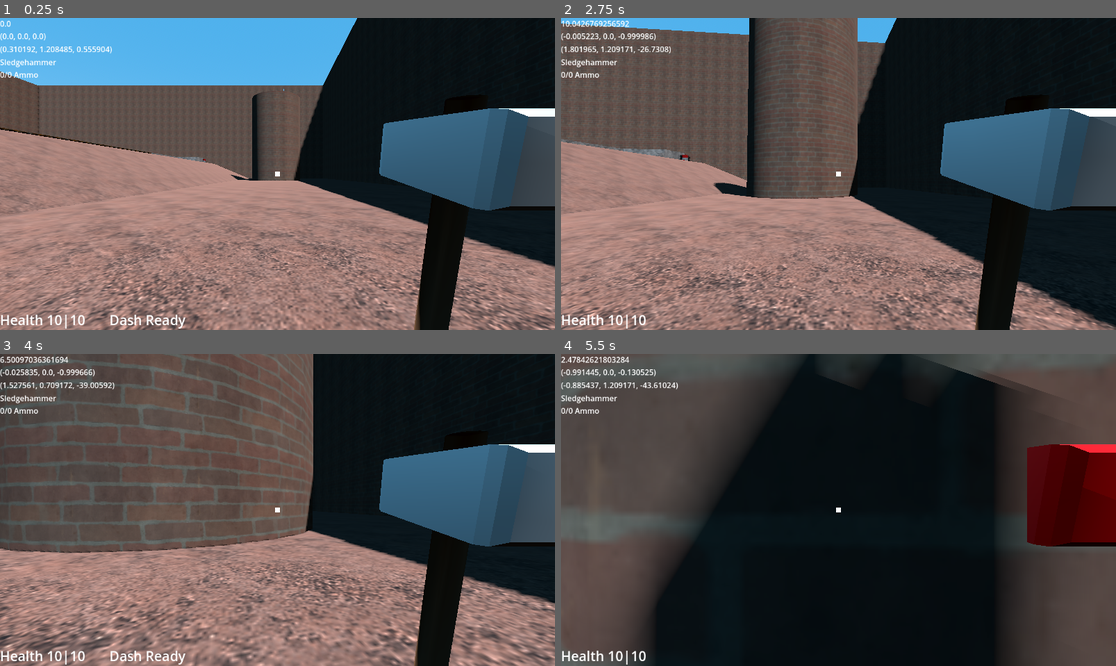
Above: before the commit, frames 1-4 (two rows, left to right).
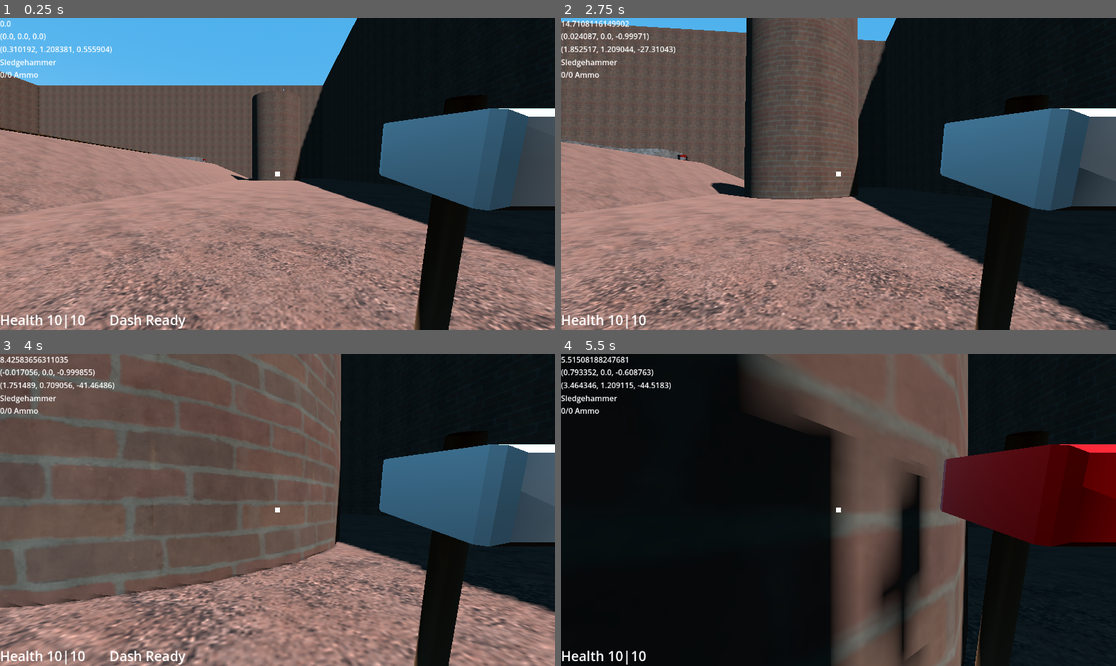
Above: after the commit, the same moments.

Repository: Wlopez2002/FPSGame
Game: Godot game, scene res://Levels/TestMain.tscn
Same seed, same stepped clock (60 frames per second), same inputs: the game is played once before the commit and once after it. Sound files missing from this copy of the repository are replaced by a short silence.
Inputs (mouse positions are in pixels of both pictures, inside the frame that each line leads up to):
- Up to frame 1 (0.25 s): no input
- Up to frame 2 (2.75 s): tap Enter at 0.5 s; move the mouse to (866, 174) at 0.52 s; press the mouse at (866, 174) at 0.53 s; hold W (MoveForward) from 0.53 s (still down); tap Space (MoveJump) at 0.77, 1.52 s; move the mouse to (810, 174) at 1.27 s; release the mouse at (810, 174) at 1.28 s; tap Ctrl (MoveCrouch) at 1.35 s; move the mouse to (849, 167) at 2.02 s; hold Shift (MoveDash) from 2.03 s (still down)
- Up to frame 3 (4 s): keep holding W (MoveForward); move the mouse to (271, 516) at 2.77 s; release Shift (MoveDash) at 2.78 s; click (271, 516) at 2.85 s; tap Space (MoveJump) at 3.02, 3.77 s; move the mouse to (316, 513) at 3.52 s; hold Ctrl (MoveCrouch) from 3.53 s (still down)
- Up to frame 4 (5.5 s): keep holding W (MoveForward); move the mouse to (794, 506) at 4.27 s; release Ctrl (MoveCrouch) at 4.28 s; tap Shift (MoveDash) at 4.35 s; tap Space (MoveJump) at 4.52 s; move the mouse to (844, 510) at 5.02 s; press the mouse at (844, 510) at 5.03 s

The runs differ from the first frame. In frame 1, less than 0.1% of the frame differs, in the area x 10-14%, y 9-11%; in frame 2, 13%; in frame 3, 28%; in frame 4, 68%, in the area x 0-100%, y 0-100%.

Commit message:
Worked on movement and moving platforms
A lot was changed to make moving platforms work. Player velocity is now split into three values that are merged into velocity.

Diff:
--- a/Levels/TestMain.tscn
+++ b/Levels/TestMain.tscn
@@ -14,8 +14,9 @@
 [ext_resource type="PackedScene" uid="uid://ctv16b4sekgqp" path="res://Levels/TestMain2.tscn" id="11_nyrd7"]
 [ext_resource type="PackedScene" uid="uid://caydge4cw61m0" path="res://InteractiveAndNPC/Enemies/EnemyTurret.tscn" id="13_nvuov"]
 [ext_resource type="PackedScene" uid="uid://cnh63cjhjvq6k" path="res://InteractiveAndNPC/ExplosiveBarrel.tscn" id="15_dk54w"]
-[ext_resource type="PackedScene" uid="uid://csvhwbpvhnfh7" path="res://Objects/WorldObjects/MovingPlatform.tscn" id="15_e47tw"]
+[ext_resource type="PackedScene" uid="uid://csvhwbpvhnfh7" path="res://Objects/WorldObjects/MovingPlatformTop.tscn" id="15_e47tw"]
 [ext_resource type="Texture2D" uid="uid://coawg3duocypx" path="res://Resources/Textures/Tile_12-128x128.png" id="16_e47tw"]
+[ext_resource type="PackedScene" uid="uid://bcrxtrny8o5g" path="res://Objects/WorldObjects/MovingPlatformBody.tscn" id="16_sc5o3"]
 
 [sub_resource type="StandardMaterial3D" id="StandardMaterial3D_iqfas"]
 albedo_texture = ExtResource("2_oc3le")
@@ -126,7 +127,7 @@
 
 [node name="Teleporter2" parent="Stage/Obsti/CSGCylinder3D" unique_id=1414862267 node_paths=PackedStringArray("dest") instance=ExtResource("5_nvuov")]
 transform = Transform3D(-0.70710677, 0, -0.70710677, 0, 1, 0, 0.70710677, 0, -0.70710677, 2.5, 11.603001, 2.5)
-dest = NodePath("../../../../Platform/Teleporter")
+dest = NodePath("../../../../MovingPlatformBody/Teleporter")
 
 [node name="building" type="Node3D" parent="Stage" unique_id=704143688]
 
@@ -308,20 +309,18 @@
 transform = Transform3D(1, 0, 0, 0, 1, 0, 0, 0, 1, -73.17438, 14, 52.492)
 target = Vector3(-20, 14, 52.492)
 startingPos = Vector3(-73.318, 14, 52.492)
-platform = NodePath("../Platform")
-
-[node name="Platform" type="AnimatableBody3D" parent="." unique_id=1817922644]
-transform = Transform3D(1, 0, 0, 0, 1, 0, 0, 0, 1, -73.17438, 14, 52.492)
-collision_mask = 0
-sync_to_physics = false
-
-[node name="CollisionShape3D" type="CollisionShape3D" parent="Platform" unique_id=932385091]
+platform = NodePath("../MovingPlatformBody")
+
+[node name="MovingPlatformBody" parent="." unique_id=961236221 instance=ExtResource("16_sc5o3")]
+transform = Transform3D(1, 0, 0, 0, 1, 0, 0, 0, 1, -73.174, 14, 52.492)
+
+[node name="CollisionShape3D" type="CollisionShape3D" parent="MovingPlatformBody" unique_id=932385091]
 shape = SubResource("BoxShape3D_dk54w")
 
-[node name="MeshInstance3D" type="MeshInstance3D" parent="Platform" unique_id=1519434917]
+[node name="MeshInstance3D" type="MeshInstance3D" parent="MovingPlatformBody" unique_id=1519434917]
 mesh = SubResource("BoxMesh_e47tw")
 
-[node name="Teleporter" parent="Platform" unique_id=1867075382 node_paths=PackedStringArray("dest") instance=ExtResource("5_nvuov")]
-transform = Transform3D(-4.371139e-08, 0, -1, 0, 1, 0, 1, 0, -4.371139e-08, 1.8065186, 0.78559875, 0)
+[node name="Teleporter" parent="MovingPlatformBody" unique_id=1867075382 node_paths=PackedStringArray("dest") instance=ExtResource("5_nvuov")]
+transform = Transform3D(-4.371139e-08, 0, -1, 0, 1, 0, 1, 0, -4.371139e-08, 1.6966171, 0.79434586, 0)
 dest = NodePath("../../Stage/Obsti/CSGCylinder3D/Teleporter2")
 movingTeleporter = true
--- a/Objects/WorldObjects/MovingPlatform.tscn
+++ /dev/null
@@ -1,6 +0,0 @@
-[gd_scene format=3 uid="uid://csvhwbpvhnfh7"]
-
-[ext_resource type="Script" uid="uid://bmfruvx2x502t" path="res://Objects/WorldObjects/MovingPlatform.gd" id="1_3ox1e"]
-
-[node name="MovingPlatform" type="Node3D" unique_id=1179728837 groups=["Persistent"]]
-script = ExtResource("1_3ox1e")
--- /dev/null
+++ b/Objects/WorldObjects/MovingPlatformBody.gd
@@ -0,0 +1,4 @@
+extends CharacterBody3D
+
+func _physics_process(_delta: float) -> void:
+	move_and_slide()
--- /dev/null
+++ b/Objects/WorldObjects/MovingPlatformBody.tscn
@@ -0,0 +1,9 @@
+[gd_scene format=3 uid="uid://bcrxtrny8o5g"]
+
+[ext_resource type="Script" uid="uid://d2p47660dwega" path="res://Objects/WorldObjects/MovingPlatformBody.gd" id="1_v2o0p"]
+
+[node name="MovingPlatformBody" type="CharacterBody3D" unique_id=961236221 groups=["MovingPlatform"]]
+collision_mask = 0
+motion_mode = 1
+platform_floor_layers = 4294967040
+script = ExtResource("1_v2o0p")
--- a/Objects/WorldObjects/MovingPlatform.gd
+++ b/Objects/WorldObjects/MovingPlatformTop.gd
@@ -1,24 +1,37 @@
 extends Node3D
+
+@onready var timer = $PauseTimer;
 
 @export var target: Vector3 = Vector3.ZERO;
 @export var startingPos: Vector3;
 @export var speed: float = 10.0;
-@export var platform: AnimatableBody3D
+@export var platform: CharacterBody3D
+@export var pauseTime = 1
+
 
 var goBack = false;
+var stop = false
 
 # Called every frame. 'delta' is the elapsed time since the previous frame.
 func _physics_process(delta: float) -> void:
+	if stop:
+		return;
 	if goBack:
-		platform.global_position += (startingPos - target).normalized() * speed * delta
-		global_position += (startingPos - target).normalized() * speed * delta
-		if (global_position - startingPos).length() <= speed * delta:
-			goBack = false
+		platform.velocity = (startingPos - target).normalized() * speed
+		if (platform.global_position - startingPos).length() <= speed * delta:
+			timer.start(pauseTime);
+			platform.velocity = Vector3.ZERO
+			stop = true;
 	else:
-		platform.global_position += (target - startingPos).normalized() * speed  * delta
-		global_position += (target - startingPos).normalized() * speed  * delta
-		if (global_position - target).length() <= speed * delta:
-			goBack = true
+		platform.velocity = (target - startingPos).normalized() * speed
+		if (platform.global_position - target).length() <= speed * delta:
+			timer.start(pauseTime);
+			platform.velocity = Vector3.ZERO
+			stop = true;
+
+func _on_pause_timer_timeout() -> void:
+	goBack = !goBack;
+	stop = false;
 
 func save():
 	var saveDict = {
--- /dev/null
+++ b/Objects/WorldObjects/MovingPlatformTop.tscn
@@ -0,0 +1,11 @@
+[gd_scene format=3 uid="uid://csvhwbpvhnfh7"]
+
+[ext_resource type="Script" uid="uid://bmfruvx2x502t" path="res://Objects/WorldObjects/MovingPlatformTop.gd" id="1_3ox1e"]
+
+[node name="MovingPlatformTop" type="Node3D" unique_id=1179728837 groups=["Persistent"]]
+script = ExtResource("1_3ox1e")
+
+[node name="PauseTimer" type="Timer" parent="." unique_id=1550928736]
+one_shot = true
+
+[connection signal="timeout" from="PauseTimer" to="." method="_on_pause_timer_timeout"]
--- a/Objects/WorldObjects/Teleporter.gd
+++ b/Objects/WorldObjects/Teleporter.gd
@@ -18,7 +18,7 @@
 		return;
 	var player: PlayerBody = body;
 	var newPos = (player.global_position - global_position) + dest.global_position;
-	player._smoothTeleport(newPos, transform.basis.z, dest.transform.basis.z, assumedVelocity);
+	player._smoothTeleport(newPos, transform.basis.z, dest.transform.basis.z, assumedVelocity, dest.assumedVelocity);
 	dest.teleportedTo = true;
 	dest.teleportPlayer.play();
 
--- a/Player/Player.tscn
+++ b/Player/Player.tscn
@@ -22,6 +22,7 @@
 [node name="Player" type="CharacterBody3D" unique_id=420592935 groups=["Persistent", "Player"]]
 collision_layer = 2
 floor_constant_speed = true
+platform_floor_layers = 4294967040
 script = ExtResource("1_3qydi")
 
 [node name="Head" type="Node3D" parent="." unique_id=915858772]
@@ -56,6 +57,9 @@
 
 [node name="Uncrouch" type="RayCast3D" parent="." unique_id=382785114]
 target_position = Vector3(0, 2, 0)
+
+[node name="FloorDetect" type="RayCast3D" parent="." unique_id=525362847]
+target_position = Vector3(0, -100, 0)
 
 [node name="ColorRect" type="ColorRect" parent="." unique_id=1273521177]
 anchors_preset = 8
--- a/Player/PlayerMovement.gd
+++ b/Player/PlayerMovement.gd
@@ -5,6 +5,10 @@
 @onready var headNode = $Head;
 @onready var bodyCol = $Body;
 @onready var uncrouchRay = $Uncrouch;
+
+## only use this to check if the floor is something special
+## do not use it to check if the player is grounded
+@onready var floorDetector = $FloorDetect;
 
 @onready var dashTimer = $DashTimer;
 @onready var dashGraceTimer = $DashGraceTimer;
@@ -18,6 +22,7 @@
 
 var movementEnabled = true;
 
+var wasInAir = false;
 var gravity = 15.0;
 var friction = 4.0;
 var jumpImpulse = 6.0;
@@ -28,6 +33,10 @@
 var dashGrace = 0.5;
 var canDash = true;
 var dashing = false; ## controls friction if on floor.
+
+var moveVelocity = Vector3.ZERO;
+var outsideVelocity = Vector3.ZERO;
+var floorVelocity = Vector3.ZERO
 
 
 func _ready() -> void:
@@ -75,10 +84,13 @@
 			tryUncrouch = false
 			bodyCol.shape.height = 2.0;
 
+	_updateVelocity(delta)
+
 	if is_on_floor():
 		doubleJumps = maxDoubleJumps;
-
-	_updateVelocity(delta)
+		wasInAir = false
+	else:
+		wasInAir = true;
 	move_and_slide()
 
 func _updateVelocity(delta: float):
@@ -88,49 +100,69 @@
 	var wishDir := (transform.basis * Vector3(input_dir.x, 0, input_dir.y)).normalized();
 
 	if is_on_floor() and !dashing:
-		if velocity.length() != 0: ## the player is moving
-			var control = max(1.5,velocity.length())
-			var drop;
-			if crouching and velocity.length() > 10: ## do a slide
-				drop = control * (friction/4) * delta;
-			else:
-				drop = control * friction * delta;
-			velocity *= max(velocity.length() - drop, 0) / velocity.length()
+		moveVelocity = _applyFriction(moveVelocity, delta)
+		outsideVelocity = _applyFriction(outsideVelocity, delta)
+
 		if crouching:
 			_accelerate(wishDir, MAXCROUCHSPEED, delta);
 		else:
 			_accelerate(wishDir, MAXGROUNDSPEED, delta);
 	else:
-		velocity.y -= gravity * delta
+		moveVelocity.y -= gravity * delta
 		_accelerate(wishDir, MAXAIRSPEED, delta);
 
+	## if the player is on a moving platform we need to add it's velocity
+	if is_on_floor():
+		if floorDetector.get_collider().is_in_group("MovingPlatform"):
+			floorVelocity = floorDetector.get_collider().velocity;
+		else:
+			floorVelocity = Vector3.ZERO
+	velocity = outsideVelocity + moveVelocity + floorVelocity;
+
+func _applyFriction(vel: Vector3, delta) -> Vector3:
+	if vel.length() != 0: ## the player is moving
+		var control = max(1.5,vel.length())
+		var drop;
+
+		if crouching and vel.length() > 10: ## do a slide
+			drop = control * (friction/4) * delta;
+		else:
+			drop = control * friction * delta
+
+		vel *= max(vel.length() - drop, 0) / vel.length()
+	return vel;
+
 func _accelerate(wishDir: Vector3, maxVelocity: float, delta: float):
-	var curSpeed = velocity.dot(wishDir);
+	var curSpeed = moveVelocity.dot(wishDir);
 	var speedToAdd = clamp(maxVelocity - curSpeed, 0, MAXACCELERATION * delta);
-	velocity += speedToAdd * wishDir;
+	moveVelocity += speedToAdd * wishDir;
 
 func _applyForce(force: Vector3):
 	if movementEnabled:
-		velocity += force;
+		outsideVelocity += force;
 
 ## Teleport the player and change their velocity to reflect the new position
 ## This lacks a transformation of velocity and rotation on the y axis
-func _smoothTeleport(newPos: Vector3, oldForward: Vector3, newForward: Vector3, teleporterVelocity):
-	if !is_on_floor():
-		velocity = velocity - teleporterVelocity
-	var playerForward = transform.basis.z;
-	var vMag = velocity.length();
-	var vDir = velocity.normalized();
+func _smoothTeleport(newPos: Vector3, oldForward: Vector3, newForward: Vector3, teleporterVelocity, destVelocity):
 	## set player position
 	global_position = newPos;
-
-	## get rotaion of player velocity normal from old tele forward
+	var playerForward = transform.basis.z;
+
+	var vDir = moveVelocity.normalized();
 	var rotations = Vector2(oldForward.x,oldForward.z).angle_to(Vector2(vDir.x,vDir.z)) - PI
-
-	## set velocity to rotation on new tele forward
 	var newxz = Vector2(newForward.x,newForward.z).rotated(rotations)
-	var vNew = Vector3(newxz.x, vDir.y, newxz.y) * vMag
-	velocity = vNew;
+	var vNew = Vector3(newxz.x, vDir.y, newxz.y) * moveVelocity.length()
+	moveVelocity = vNew;
+	vDir = outsideVelocity.normalized();
+	rotations = Vector2(oldForward.x,oldForward.z).angle_to(Vector2(vDir.x,vDir.z)) - PI
+	newxz = Vector2(newForward.x,newForward.z).rotated(rotations)
+	vNew = Vector3(newxz.x, vDir.y, newxz.y) * outsideVelocity.length()
+	outsideVelocity = vNew;
+
+	print(velocity)
+	print(moveVelocity + outsideVelocity)
+	velocity = moveVelocity + outsideVelocity + floorVelocity;
+
 
 	## set the player's rotation
 	var relativeRot = Vector2(oldForward.x,oldForward.z).angle_to(Vector2(playerForward.x,playerForward.z))
--- a/project.godot
+++ b/project.godot
@@ -32,6 +32,7 @@
 [global_group]
 
 Persistent=""
+MovingPlatform=""
 
 [input]
 
@@ -89,6 +90,7 @@
 3d_physics/layer_4="PlayerTeleportTrigger"
 3d_physics/layer_5="PlayerHit"
 3d_physics/layer_6="NPCHit"
+3d_physics/layer_7="MovingPlatform"
 
 [physics]
 
Not shown, added: Objects/WorldObjects/MovingPlatformBody.gd.uid
Renamed: Objects/WorldObjects/MovingPlatform.gd.uid -> Objects/WorldObjects/MovingPlatformTop.gd.uid
